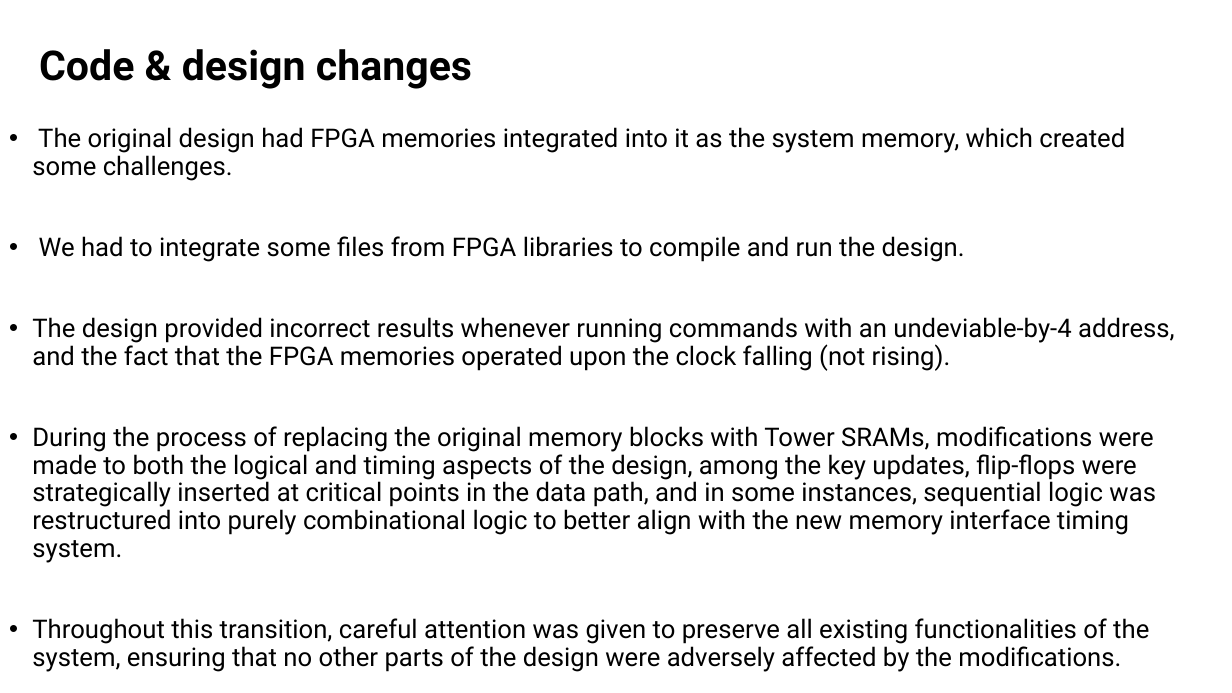
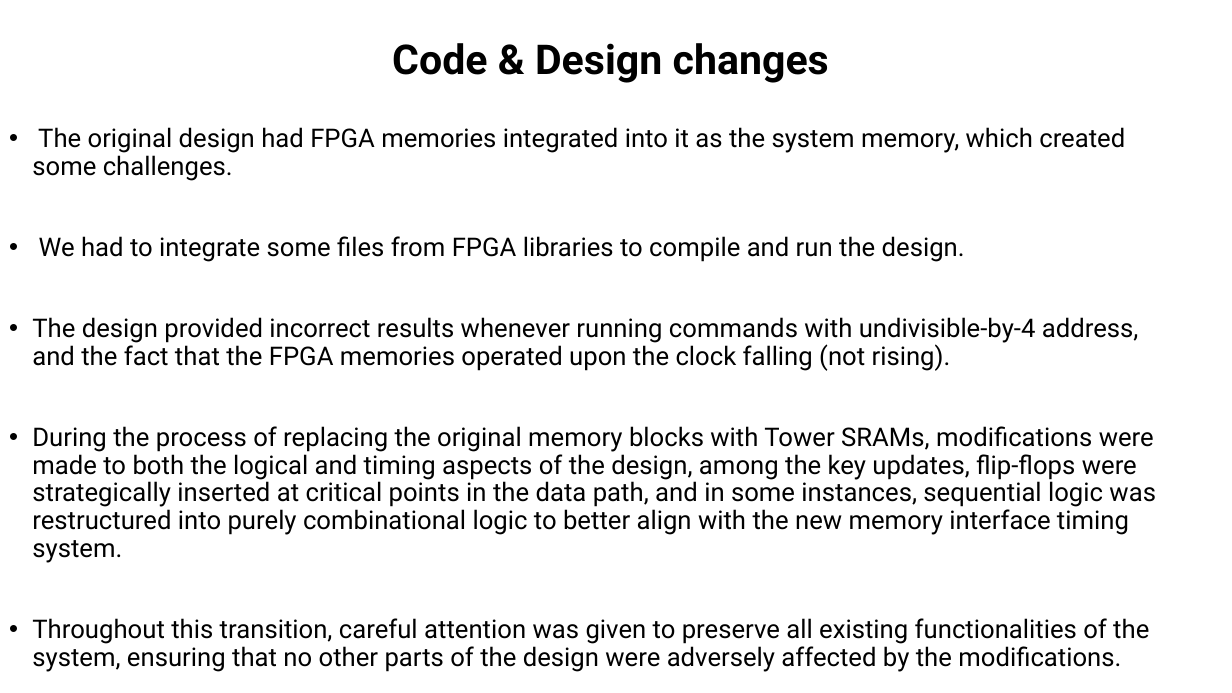
Before and after one commit to muhammad0bi/044169_project_B, a slide deck: slide 8 of Presintaions and Reports/Final presentaion VLSI project 7880.pptx. Drawn at 1232x693 pixels with LibreOffice and Linux fonts; fonts in the diff are those of the drawing. Boxes give left, top, right and bottom in pixels: in the first picture for what was removed or moved away, otherwise in the second. Text is boxed around its words. In the diff, an @@ line names an element or a change of style, - is before the commit and + after.

```diff
--- a/Presintaions and Reports/Final presentaion VLSI project 7880.pptx
+++ b/Presintaions and Reports/Final presentaion VLSI project 7880.pptx
@@ title at (392, 43, 829, 83): text changed @@
-Code & design changes
+Code & Design changes
@@ text at (32, 317, 1139, 371): text changed @@
-• The design provided incorrect results whenever running commands with an undeviable-by-4 address, and the fact that the FPGA memories operated upon the clock falling (not rising).
+• The design provided incorrect results whenever running commands with undivisible-by-4 address, and the fact that the FPGA memories operated upon the clock falling (not rising).
```
Also in this commit, not shown: 23 other slides changed.
